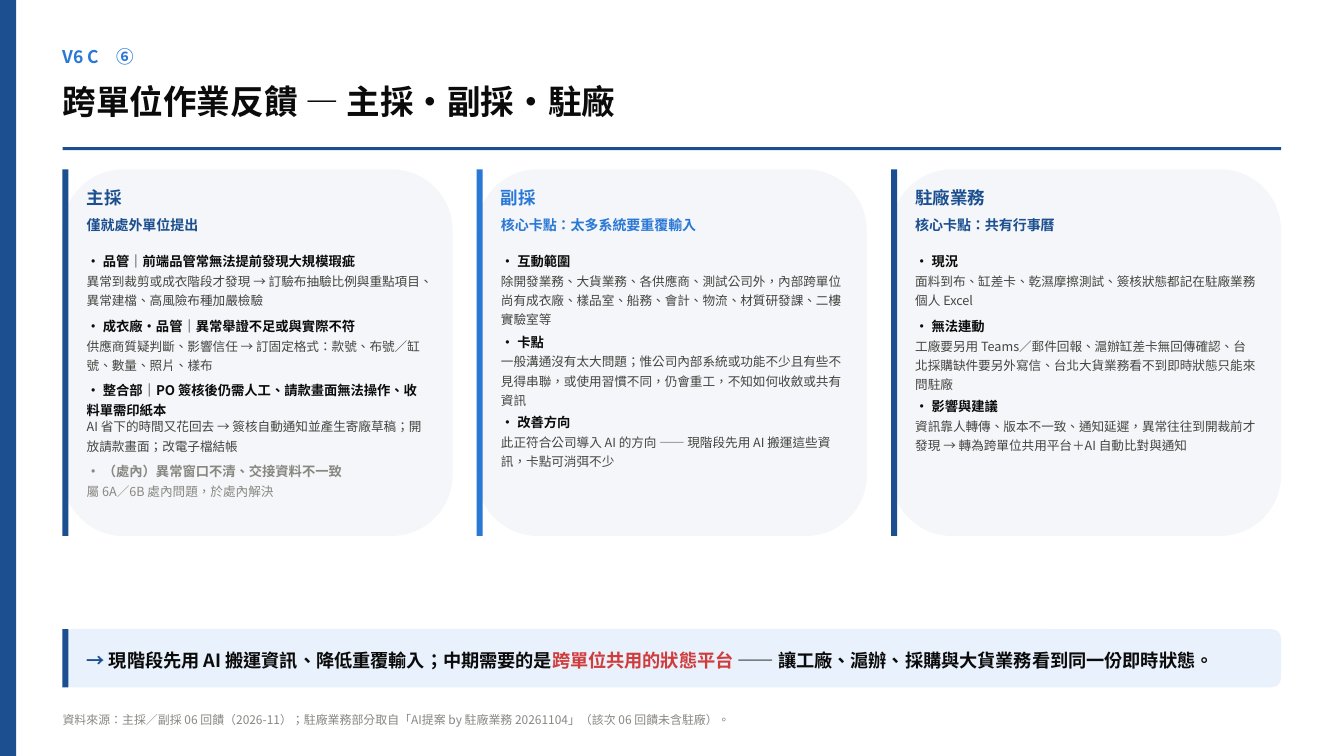
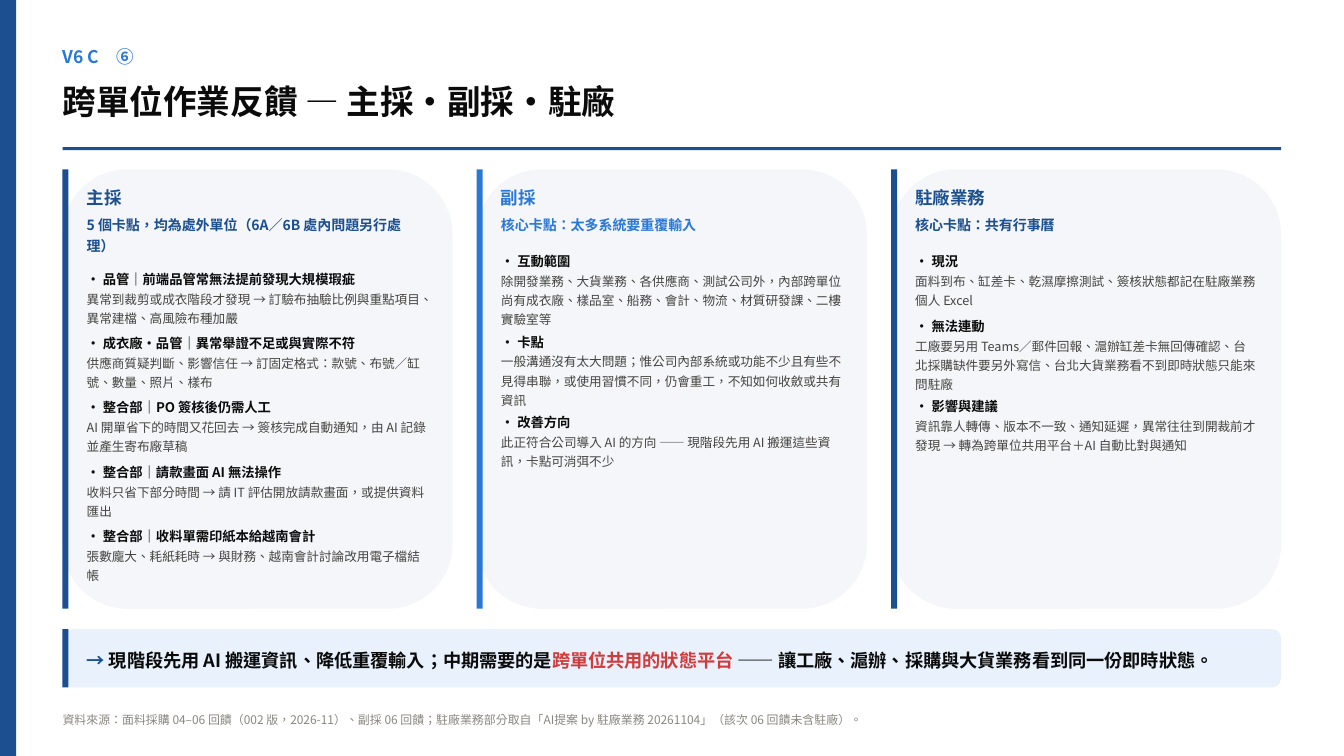
Before and after one commit to yc20054321-art/joyce, a slide deck: slide 6 of V6C_AI導入評估_20261105.pptx. Drawn at 1344x756 pixels with LibreOffice and Linux fonts; fonts in the diff are those of the drawing. Boxes give left, top, right and bottom in pixels: in the first picture for what was removed or moved away, otherwise in the second. Text is boxed around its words. In the diff, an @@ line names an element or a change of style, - is before the commit and + after.

```diff
--- a/V6C_AI導入評估_20261105.pptx
+++ b/V6C_AI導入評估_20261105.pptx
@@ rounded rectangle: place and size @@
-rounded rectangle at [63,169,453,536]
+rounded rectangle at [63,169,453,609]
@@ rectangle: place and size @@
-rectangle at [63,169,69,536]
+rectangle at [63,169,69,609]
@@ rounded rectangle: place and size @@
-rounded rectangle at [477,169,867,536]
+rounded rectangle at [477,169,867,609]
@@ rectangle: place and size @@
-rectangle at [477,169,483,536]
+rectangle at [477,169,483,609]
@@ rounded rectangle: place and size @@
-rounded rectangle at [891,169,1281,536]
+rounded rectangle at [891,169,1281,609]
@@ rectangle: place and size @@
-rectangle at [891,169,897,536]
+rectangle at [891,169,897,609]
@@ text at [87,216,401,253]: text changed @@
-僅就處外單位提出
+5 個卡點，均為處外單位（6A／6B 處內問題另行處理）
@@ text at [87,293,433,324]: text changed @@
-異常到裁剪或成衣階段才發現 → 訂驗布抽驗比例與重點項目、異常建檔、高風險布種加嚴檢驗
+異常到裁剪或成衣階段才發現 → 訂驗布抽驗比例與重點項目、異常建檔、高風險布種加嚴
@@ 3 texts: place and size @@
-3 texts at [87,254,420,371]
+3 texts at [87,272,420,388]
@@ text at [103,400,271,414]: text changed @@
-· 整合部｜PO 簽核後仍需人工、請款畫面無法操作、收料單需印紙本
+· 整合部｜PO 簽核後仍需人工
@@ text at [87,421,426,452]: text changed @@
-AI 省下的時間又花回去 → 簽核自動通知並產生寄廠草稿；開放請款畫面；改電子檔結帳
+AI 開單省下的時間又花回去 → 簽核完成自動通知，由 AI 記錄並產生寄布廠草稿
@@ text removed at [103,465,342,477] @@
-· （處內）異常窗口不清、交接資料不一致
@@ text added at [103,465,281,479], 9.5 pt, text #0B0B0B, bold @@
+· 整合部｜請款畫面 AI 無法操作
@@ text removed at [87,485,273,497] @@
-屬 6A／6B 處內問題，於處內解決
@@ text added at [87,486,424,517], 9 pt, text #454441 @@
+收料只省下部分時間 → 請 IT 評估開放請款畫面，或提供資料匯出
@@ text added at [103,529,315,543], 9.5 pt, text #0B0B0B, bold @@
+· 整合部｜收料單需印紙本給越南會計
@@ text added at [87,550,420,581], 9 pt, text #454441 @@
+張數龐大、耗紙耗時 → 與財務、越南會計討論改用電子檔結帳
@@ text at [63,714,862,727]: text changed @@
-資料來源：主採／副採 06 回饋（2026-11）；駐廠業務部分取自「AI提案 by 駐廠業務 20261104」（該次 06 回饋未含駐廠）。
+資料來源：面料採購 04–06 回饋（002 版，2026-11）、副採 06 回饋；駐廠業務部分取自「AI提案 by 駐廠業務 20261104」（該次 06 回饋未含駐廠）。
```
Also in this commit, not shown: 1 other slide changed, 1 other file.
